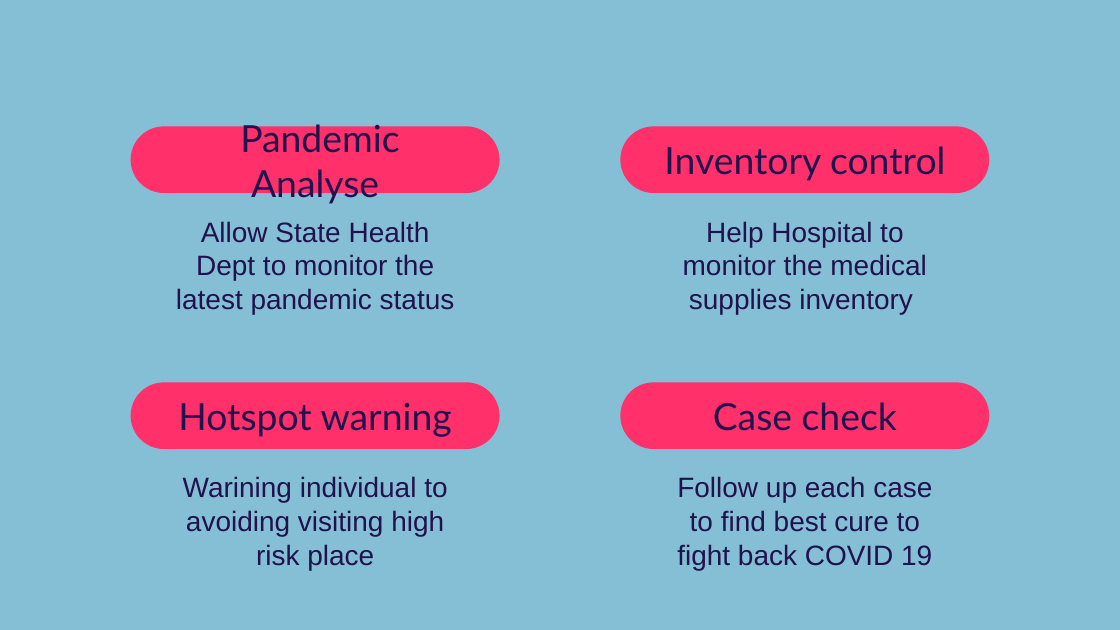
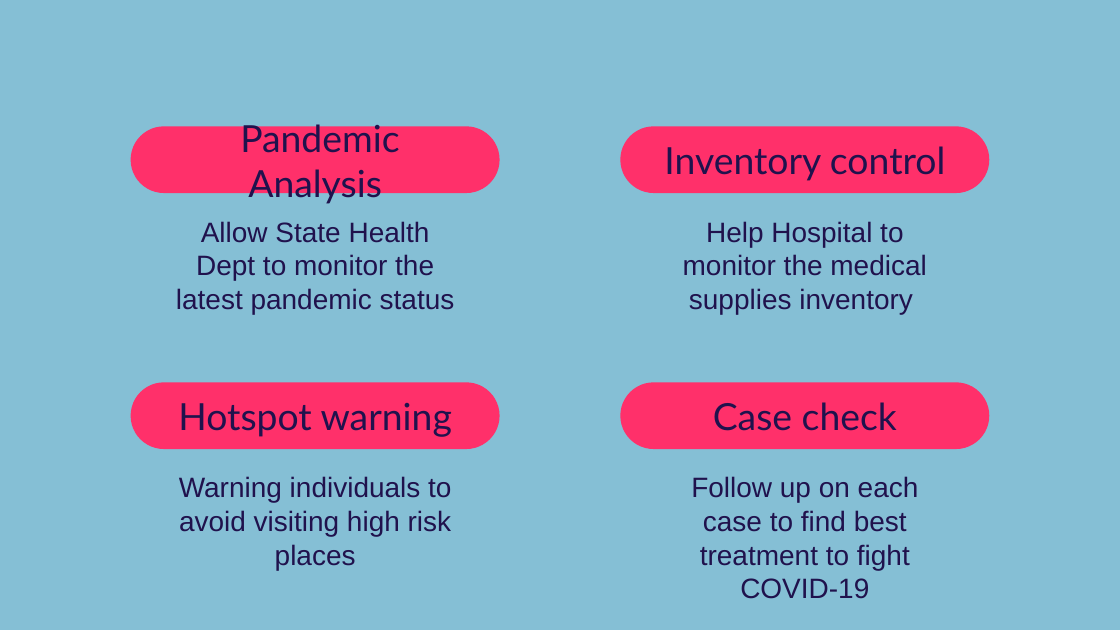
Before and after one commit to Andydandy77/COVID19-Management-System, a slide deck: slide 5 of COVID-19 Management System.pptx. Drawn at 1120x630 pixels with LibreOffice and Linux fonts; fonts in the diff are those of the drawing. Boxes give left, top, right and bottom in pixels: in the first picture for what was removed or moved away, otherwise in the second. Text is boxed around its words. In the diff, an @@ line names an element or a change of style, - is before the commit and + after.

```diff
--- a/COVID-19 Management System.pptx
+++ b/COVID-19 Management System.pptx
@@ subtitle at (240, 120, 399, 204): text changed @@
-Pandemic Analyse
+Pandemic Analysis
@@ subtitle at (179, 476, 452, 570): text changed @@
-Warining individual to avoiding visiting high risk place
+Warning individuals to avoid visiting high risk places
@@ subtitle at (691, 476, 919, 599): text changed @@
-Follow up each case to find best cure to fight back COVID 19
+Follow up on each case to find best treatment to fight COVID-19
```
Also in this commit, not shown: 3 other slides changed, 2 slides added, 1 slide removed, 7 other files.
